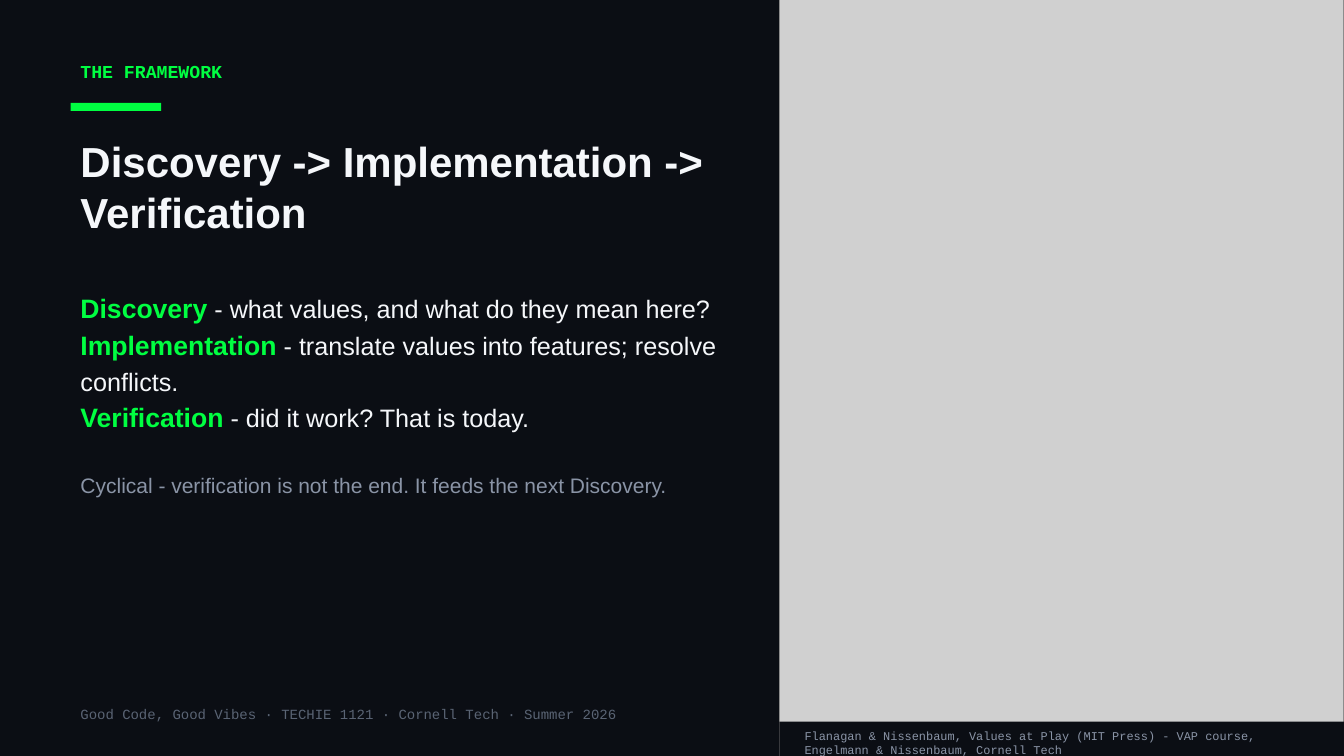
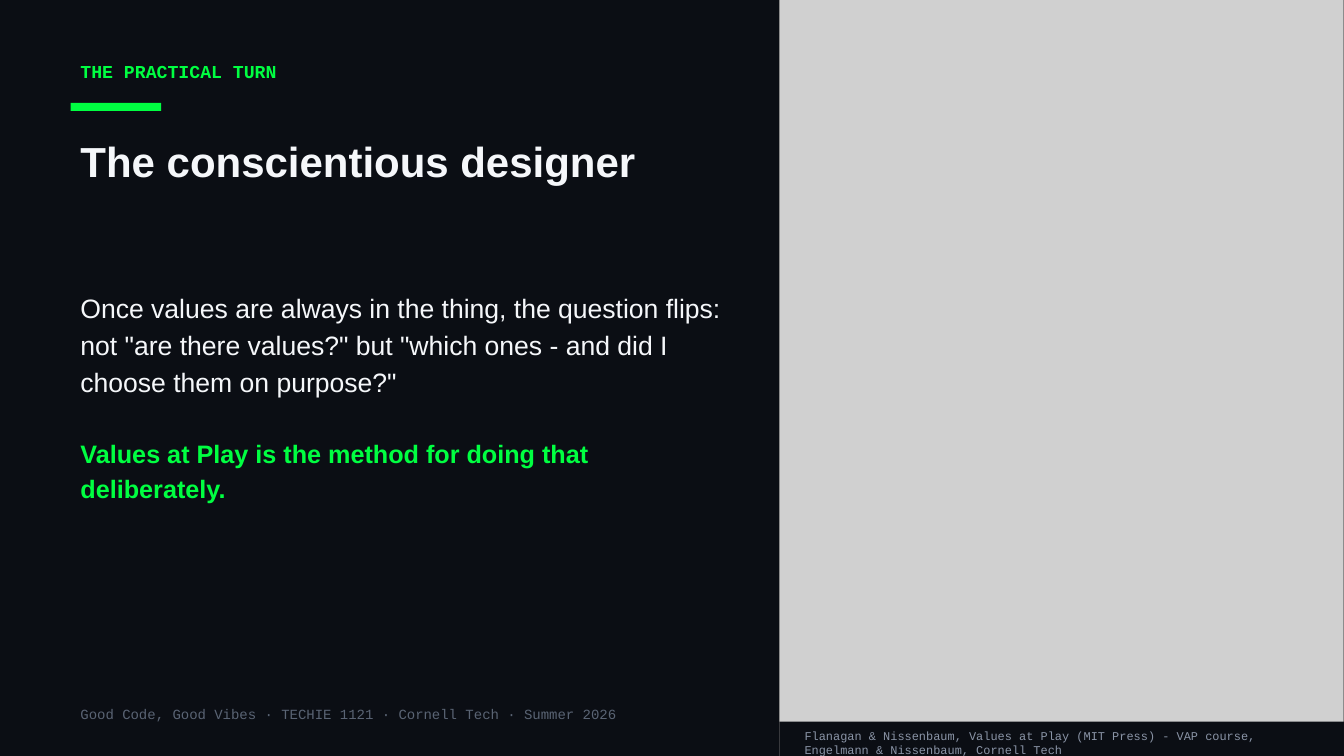
Before and after one commit to Cornell-Tech-Vibe-Coding-Summer-2026/website, a slide deck: slide 8 of slides/Week3-Tue-User-Testing-II.pptx (slide 3 before the commit). Drawn at 1344x756 pixels with LibreOffice and Linux fonts; fonts in the diff are those of the drawing; grey boxes stand for pictures. Boxes give left, top, right and bottom in pixels: in the first picture for what was removed or moved away, otherwise in the second. Text is boxed around its words. In the diff, an @@ line names an element or a change of style, - is before the commit and + after.

```diff
--- a/slides/Week3-Tue-User-Testing-II.pptx
+++ b/slides/Week3-Tue-User-Testing-II.pptx
@@ text at bbox=[80, 66, 277, 78]: text changed @@
-THE FRAMEWORK
+THE PRACTICAL TURN
@@ text at bbox=[80, 146, 635, 186]: text changed @@
-Discovery -> Implementation -> Verification
+The conscientious designer
@@ text at bbox=[80, 298, 721, 503]: text changed; size 18 to 19 pt @@
-Discovery - what values, and what do they mean here?
-Implementation - translate values into features; resolve conflicts.
-Verification - did it work? That is today.
-Cyclical - verification is not the end. It feeds the next Discovery.
+Once values are always in the thing, the question flips: not "are there values?" but "which ones - and did I choose them on purpose?"
+Values at Play is the method for doing that deliberately.
```
Also in this commit, not shown: 14 other slides changed, 16 slides added, 3 slides removed, 12 other files.
